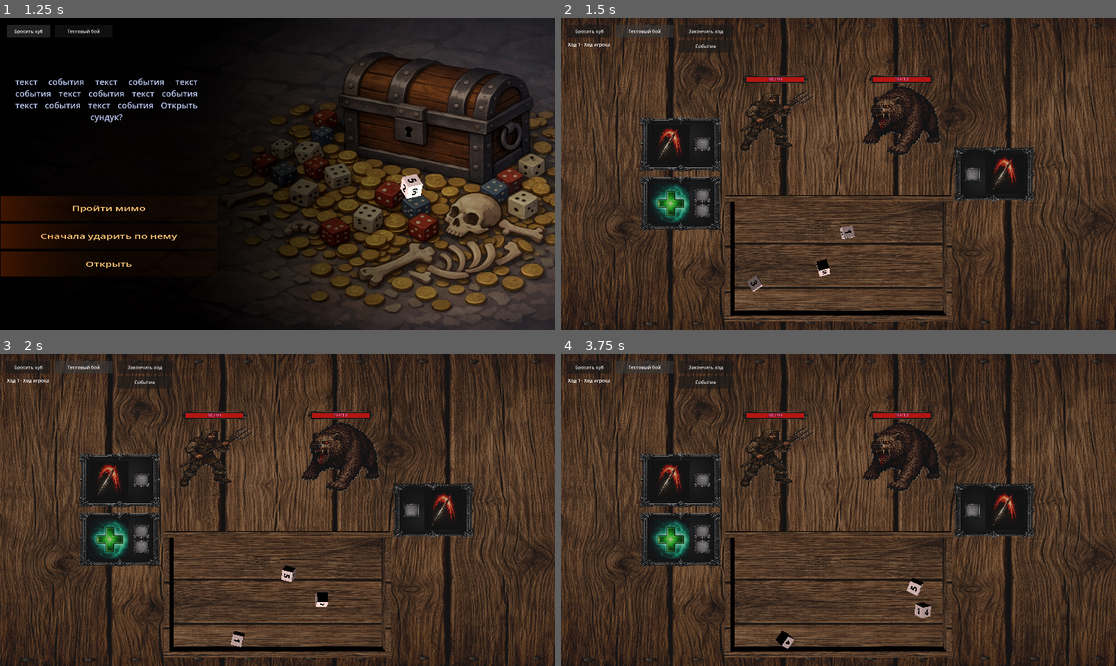
Above: before the commit, frames 1-4 (two rows, left to right).
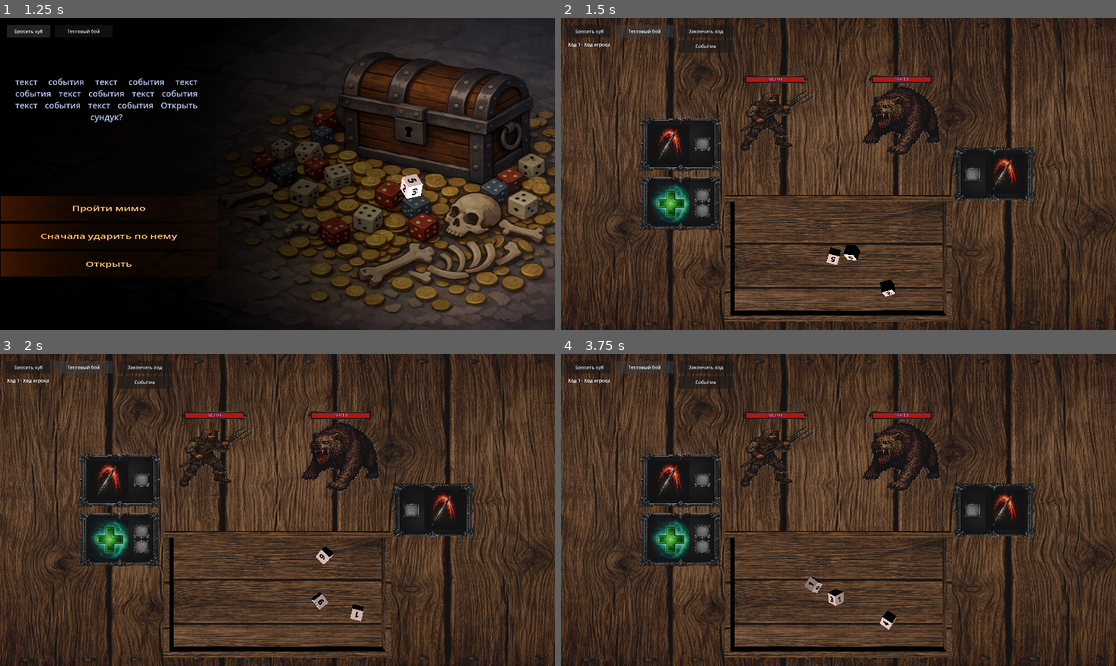
Above: after the commit, the same moments.

Repository: olegbogai-web/dicegame
Game: Godot game, scene res://scenes/event_room.tscn
Same seed, same stepped clock (60 frames per second), same inputs: the game is played once before the commit and once after it. This scene is started directly instead of the project's main scene.
Inputs:
- Up to frame 1 (1.25 s): click "Бросить куб" at 0.5 s
- Up to frame 2 (1.5 s): click "Тестовый бой" at 1.25 s
- Up to frame 3 (2 s): no input
- Up to frame 4 (3.75 s): click "Событие" at 2 s; click "Бросить куб" at 2.75 s; click "Тестовый бой" at 3.5 s

Frame 1 is identical in both runs. In frame 2, 0.6% of the frame differs, in the area x 33-61%, y 66-90%; in frame 3, 0.5%; in frame 4, 0.7%, in the area x 38-67%, y 71-95%.

Commit message:
Revert "Добавить броски кубов глобальной карты из данных игрока"

Diff:
--- a/content/entities/player.gd
+++ b/content/entities/player.gd
@@ -6,7 +6,6 @@
 var current_hp := 0
 var current_armor := 0
 var dice_loadout: Array[DiceDefinition] = []
-var global_map_dice_loadout: Array[DiceDefinition] = []
 var ability_loadout: Array[AbilityDefinition] = []
 var run_flags: Dictionary = {}
 var metadata: Dictionary = {}
@@ -31,14 +30,12 @@
 		current_hp = 0
 		current_armor = 0
 		dice_loadout.clear()
-		global_map_dice_loadout.clear()
 		ability_loadout.clear()
 		run_flags.clear()
 		return
 	current_hp = base_stat.get_resolved_starting_hp()
 	current_armor = base_stat.starting_armor
 	dice_loadout = base_stat.starting_dice.duplicate()
-	global_map_dice_loadout = base_stat.base_cube_global_map.duplicate()
 	ability_loadout = base_stat.starting_abilities.duplicate()
 	run_flags.clear()
 
--- a/content/entities/player_base_stat.gd
+++ b/content/entities/player_base_stat.gd
@@ -14,7 +14,6 @@
 @export_range(0, 999, 1) var starting_hp := DEFAULT_MAX_HP
 @export_range(0, 999, 1) var starting_armor := 0
 @export var starting_dice: Array[DiceDefinition] = []
-@export var base_cube_global_map: Array[DiceDefinition] = []
 @export var starting_abilities: Array[AbilityDefinition] = []
 @export var metadata: Dictionary = {}
 
@@ -29,9 +28,6 @@
 	for dice_definition in starting_dice:
 		if dice_definition == null:
 			return false
-	for global_map_dice_definition in base_cube_global_map:
-		if global_map_dice_definition == null:
-			return false
 	for ability_definition in starting_abilities:
 		if ability_definition == null or not ability_definition.supports_owner(true):
 			return false
--- a/content/global_map/global_map_room.gd
+++ b/content/global_map/global_map_room.gd
@@ -2,11 +2,6 @@
 class_name GlobalMapRoom
 
 const GlobalMapFlowOrchestrator = preload("res://content/global_map/runtime/global_map_flow_orchestrator.gd")
-const BoardController = preload("res://ui/scripts/board_controller.gd")
-const DiceThrowRequestScript = preload("res://content/dice/dice_throw_request.gd")
-const GlobalMapRuntimeState = preload("res://content/global_map/runtime/global_map_runtime_state.gd")
-const BASE_DICE_SCENE = preload("res://content/resources/base_cube.tscn")
-const GLOBAL_MAP_DICE_SIZE_MULTIPLIER := Vector3.ONE / 3.0
 
 @onready var _camera: Camera3D = $camera_map
 @onready var _hero_icon: MeshInstance3D = $hero_icon
@@ -14,7 +9,6 @@
 @onready var _dash: MeshInstance3D = $dash
 @onready var _dash2: MeshInstance3D = $dash2
 @onready var _dash3: MeshInstance3D = $dash3
-@onready var _board: BoardController = $board
 
 var _flow_orchestrator := GlobalMapFlowOrchestrator.new()
 
@@ -23,7 +17,6 @@
 	if _camera != null:
 		_camera.current = true
 	_flow_orchestrator.configure(self, _camera, _hero_icon, _event_icon, [_dash, _dash2, _dash3])
-	_roll_player_global_map_dice_if_needed()
 
 
 func _process(delta: float) -> void:
@@ -32,25 +25,3 @@
 
 func _input(event: InputEvent) -> void:
 	_flow_orchestrator.handle_input(event)
-
-
-func _roll_player_global_map_dice_if_needed() -> void:
-	if _board == null:
-		return
-	if not GlobalMapRuntimeState.consume_should_roll_global_map_dice():
-		return
-	var player := GlobalMapRuntimeState.get_or_create_player()
-	if player == null:
-		return
-	var requests: Array[DiceThrowRequest] = []
-	for dice_definition in player.global_map_dice_loadout:
-		if dice_definition == null:
-			continue
-		var request := DiceThrowRequestScript.create(BASE_DICE_SCENE)
-		request.extra_size_multiplier = GLOBAL_MAP_DICE_SIZE_MULTIPLIER
-		request.metadata["owner"] = &"global_map_player"
-		request.metadata["definition"] = dice_definition
-		requests.append(request)
-	if requests.is_empty():
-		return
-	_board.throw_dice(requests)
--- a/content/global_map/runtime/global_map_runtime_state.gd
+++ b/content/global_map/runtime/global_map_runtime_state.gd
@@ -1,14 +1,8 @@
 extends RefCounted
 class_name GlobalMapRuntimeState
 
-const BattleRoomScript = preload("res://content/rooms/subclasses/battle_room.gd")
-const TEST_PLAYER_TEXTURE = preload("res://assets/entity/monsters/test_player.png")
-
 static var _has_persisted_snapshot := false
 static var _persisted_snapshot: Dictionary = {}
-static var _player_instance: Player
-static var _player_sprite: Texture2D = TEST_PLAYER_TEXTURE
-static var _should_roll_global_map_dice_on_open := false
 
 var is_transition_in_progress := false
 var event_reached := false
@@ -31,32 +25,3 @@
 static func clear_snapshot() -> void:
 	_persisted_snapshot.clear()
 	_has_persisted_snapshot = false
-
-
-static func set_player_context(player: Player, sprite: Texture2D = null) -> void:
-	_player_instance = player
-	if sprite != null:
-		_player_sprite = sprite
-
-
-static func get_or_create_player() -> Player:
-	if _player_instance == null:
-		var test_room := BattleRoomScript.create_test_battle_room()
-		if test_room != null:
-			_player_instance = test_room.player_instance
-	return _player_instance
-
-
-static func get_player_sprite() -> Texture2D:
-	return _player_sprite
-
-
-static func mark_global_map_should_roll_dice() -> void:
-	_should_roll_global_map_dice_on_open = true
-
-
-static func consume_should_roll_global_map_dice() -> bool:
-	if not _should_roll_global_map_dice_on_open:
-		return false
-	_should_roll_global_map_dice_on_open = false
-	return true
--- a/content/rooms/subclasses/battle_room.gd
+++ b/content/rooms/subclasses/battle_room.gd
@@ -9,11 +9,6 @@
 const BattleAbilityRuntime = preload("res://content/combat/runtime/battle_ability_runtime.gd")
 const BattleTurnRuntime = preload("res://content/combat/runtime/battle_turn_runtime.gd")
 const BattleEffectRuntime = preload("res://content/combat/runtime/battle_effect_runtime.gd")
-const DiceDefinitionScript = preload("res://content/dice/resources/dice_definition.gd")
-const DiceFaceDefinitionScript = preload("res://content/dice/resources/dice_face_definition.gd")
-const BONES_DICE_SKIN := preload("res://assets/dice_edges/bones_dice_skin.png")
-const SWORDS_ICON := preload("res://assets/global_map/swords.png")
-const QUESTION_MARK_ICON := preload("res://assets/global_map/question_mark.png")
 
 const PLAYER_SPRITE_POSITION := Vector3(-3.0, 0.01, -2.5)
 const PLAYER_SPRITE_SCALE := Vector3(2.0, 2.0, 2.0)
@@ -337,31 +332,4 @@
 		preload("res://content/resources/base_cube.tres"),
 		preload("res://content/resources/base_cube.tres"),
 	]
-	base_stat.base_cube_global_map = [
-		_build_base_global_map_dice(),
-		_build_base_global_map_dice(),
-	]
 	return Player.new(base_stat)
-
-
-static func _build_base_global_map_dice() -> DiceDefinition:
-	var definition := DiceDefinitionScript.new()
-	definition.dice_name = "base_cube_global_map"
-	definition.base_color = Color(0.96, 0.96, 0.96, 1.0)
-	definition.texture = BONES_DICE_SKIN
-	var faces: Array[DiceFaceDefinition] = []
-	for _index in range(5):
-		var swords_face := DiceFaceDefinitionScript.new()
-		swords_face.text_value = "swords"
-		swords_face.content_type = DiceFaceDefinitionScript.ContentType.ICON
-		swords_face.icon = SWORDS_ICON
-		swords_face.overlay_tint = Color(1.0, 1.0, 1.0, 1.0)
-		faces.append(swords_face)
-	var event_face := DiceFaceDefinitionScript.new()
-	event_face.text_value = "question_mark"
-	event_face.content_type = DiceFaceDefinitionScript.ContentType.ICON
-	event_face.icon = QUESTION_MARK_ICON
-	event_face.overlay_tint = Color(1.0, 1.0, 1.0, 1.0)
-	faces.append(event_face)
-	definition.faces = faces
-	return definition
--- a/scenes/battle_table.gd
+++ b/scenes/battle_table.gd
@@ -6,7 +6,6 @@
 const BattleAbilityRuntime = preload("res://content/combat/runtime/battle_ability_runtime.gd")
 const BattleActivationAnimationRuntime = preload("res://content/combat/runtime/battle_activation_animation_runtime.gd")
 const MonsterTurnRuntime = preload("res://content/monster_ai/monster_turn_runtime.gd")
-const GlobalMapRuntimeState = preload("res://content/global_map/runtime/global_map_runtime_state.gd")
 const BASE_DICE_SCENE = preload("res://content/resources/base_cube.tscn")
 const EVENT_ROOM_SCENE_PATH := "res://scenes/event_room.tscn"
 
@@ -61,8 +60,7 @@
 		configure_from_battle_room(BattleRoomScript.create_test_battle_room())
 	else:
 		_apply_room_data()
-		_initialize_battle_state()
-	_sync_player_context_for_global_map()
+	_initialize_battle_state()
 
 
 func configure_from_battle_room(next_battle_room: BattleRoom) -> void:
@@ -82,7 +80,6 @@
 func set_player_data(player: Player, sprite: Texture2D) -> void:
 	_ensure_battle_room_data()
 	battle_room_data.set_player_data(player, sprite)
-	_sync_player_context_for_global_map()
 	if is_node_ready():
 		_apply_room_data()
 		_initialize_battle_state()
@@ -992,16 +989,9 @@
 
 
 func _on_event_button_pressed() -> void:
-	_sync_player_context_for_global_map()
 	var result := get_tree().change_scene_to_file(EVENT_ROOM_SCENE_PATH)
 	if result != OK:
 		push_warning("Failed to open event room scene: %s" % EVENT_ROOM_SCENE_PATH)
-
-
-func _sync_player_context_for_global_map() -> void:
-	if battle_room_data == null or battle_room_data.player_instance == null:
-		return
-	GlobalMapRuntimeState.set_player_context(battle_room_data.player_instance, battle_room_data.player_view.sprite)
 
 
 func _advance_to_next_turn() -> void:
--- a/scenes/scripts/event_room_controller.gd
+++ b/scenes/scripts/event_room_controller.gd
@@ -8,7 +8,6 @@
 const DiceFaceDefinitionScript = preload("res://content/dice/resources/dice_face_definition.gd")
 const DiceMotionState = preload("res://content/dice/runtime/dice_motion_state.gd")
 const EventOutcomeDefinitionScript = preload("res://content/events/resources/event_outcome_definition.gd")
-const GlobalMapRuntimeState = preload("res://content/global_map/runtime/global_map_runtime_state.gd")
 const BASE_DICE_SCENE = preload("res://content/resources/base_cube.tscn")
 const GLOBAL_MAP_SCENE_PATH := "res://scenes/global_map_room.tscn"
 
@@ -342,7 +341,6 @@
 
 func _open_global_map() -> void:
 	_is_waiting_for_continue = false
-	GlobalMapRuntimeState.mark_global_map_should_roll_dice()
 	var result := get_tree().change_scene_to_file(GLOBAL_MAP_SCENE_PATH)
 	if result != OK:
 		push_warning("Failed to open global map scene: %s" % GLOBAL_MAP_SCENE_PATH)
